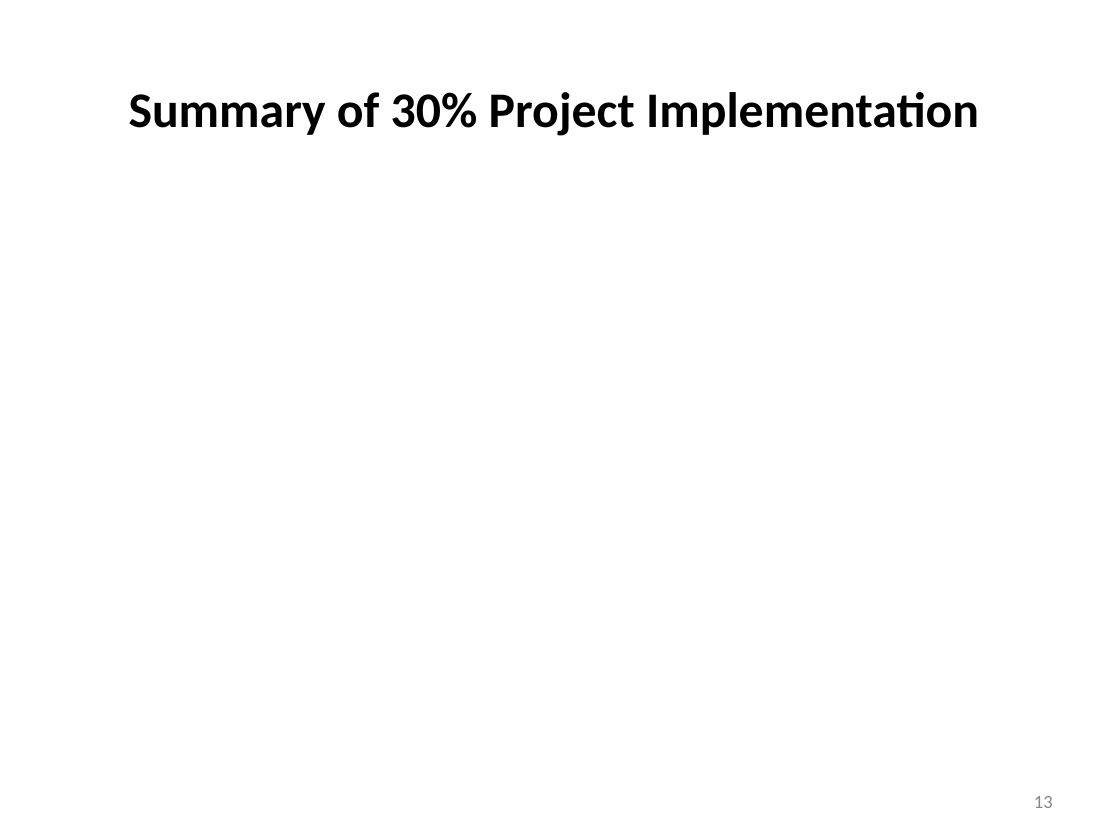
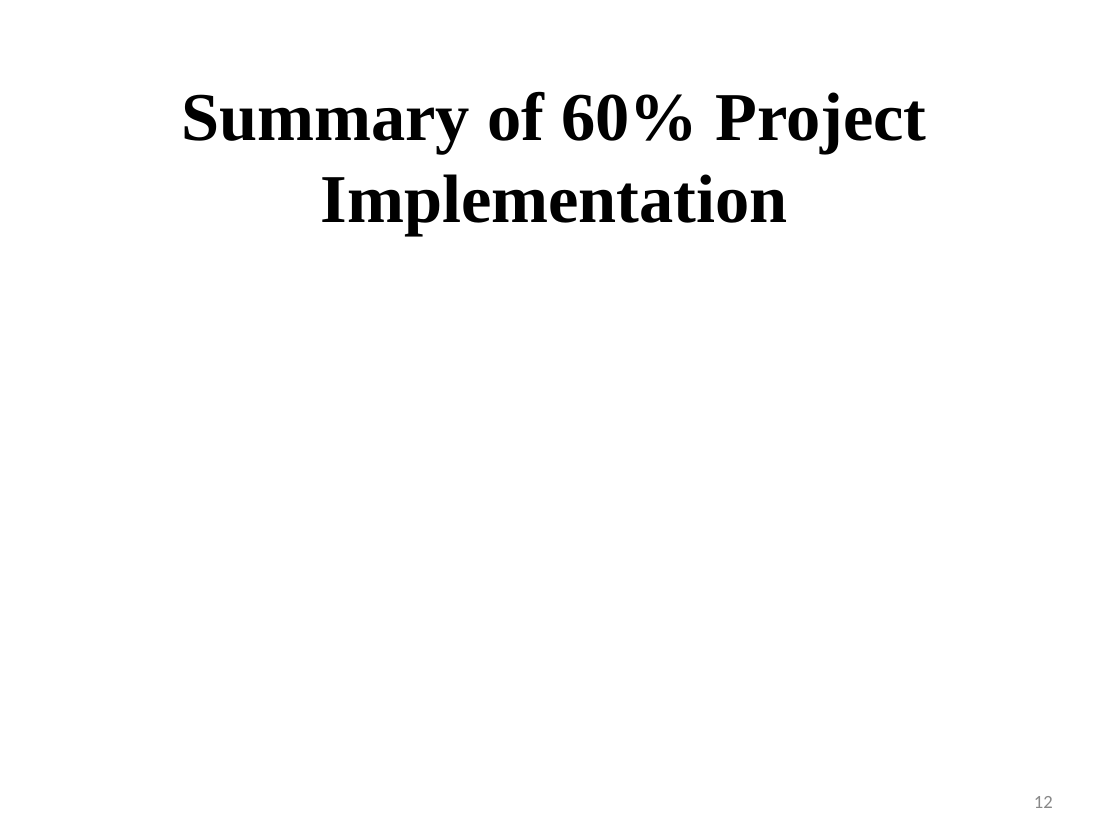
Before and after one commit to laibabintatahir/FYP-DOCS, a slide deck: slide 12 of LMS_60%.pptx (slide 13 before the commit). Drawn at 1120x840 pixels with LibreOffice and Linux fonts; fonts in the diff are those of the drawing. Boxes give left, top, right and bottom in pixels: in the first picture for what was removed or moved away, otherwise in the second. Text is boxed around its words. In the diff, an @@ line names an element or a change of style, - is before the commit and + after.

```diff
--- a/LMS_60%.pptx
+++ b/LMS_60%.pptx
@@ title at bbox=[181, 91, 926, 236]: text changed; size 32 to 44 pt; font Calibri to Times New Roman @@
-Summary of 30% Project Implementation
+Summary of 60% Project Implementation
@@ page number at bbox=[1034, 796, 1053, 808]: text changed @@
-13
+12
```
Also in this commit, not shown: 13 other slides changed, 2 slides added, 1 slide removed, 18 other files.
